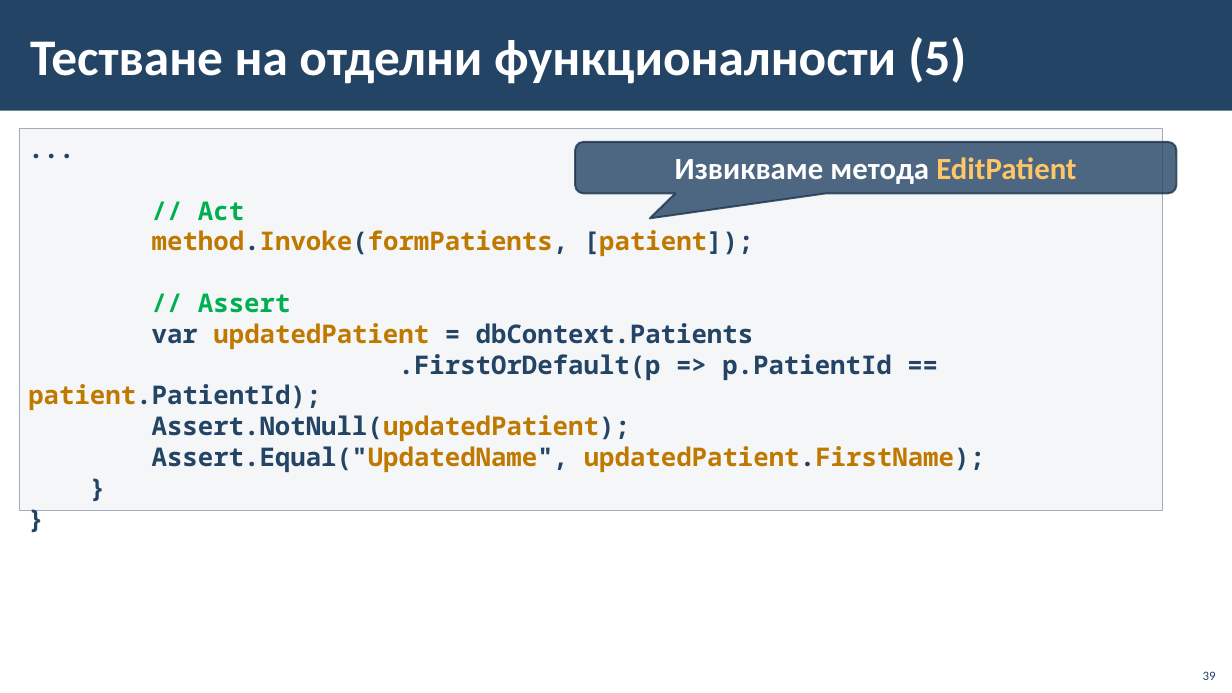
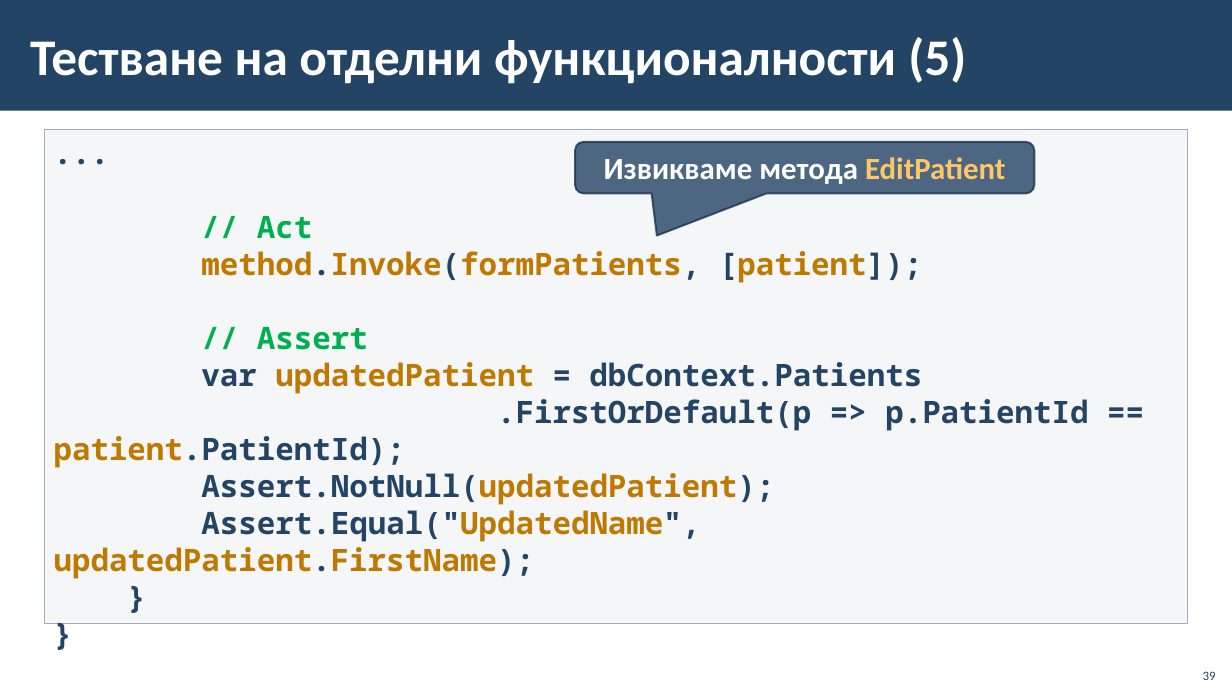
Before and after one commit to BG-IT-Edu/School-Programming, a slide deck: slide 39 of Courses/Software-Sciences/Module-4-Information-Systems-New/13-Information-System-Testing/13-Information-System-Testing.pptx. Drawn at 1232x693 pixels with LibreOffice and Linux fonts; fonts in the diff are those of the drawing; background and template pictures are left out. Boxes give left, top, right and bottom in pixels: in the first picture for what was removed or moved away, otherwise in the second. Text is boxed around its words. In the diff, an @@ line names an element or a change of style, - is before the commit and + after.

Commit message:
minor fixes

```diff
--- a/Courses/Software-Sciences/Module-4-Information-Systems-New/13-Information-System-Testing/13-Information-System-Testing.pptx
+++ b/Courses/Software-Sciences/Module-4-Information-Systems-New/13-Information-System-Testing/13-Information-System-Testing.pptx
@@ rectangle "...": place and size @@
-rectangle "..." at bbox=[19, 128, 1163, 511]
+rectangle "..." at bbox=[44, 129, 1188, 624]
@@ rectangle "..." at bbox=[44, 129, 1188, 624]: size 20 to 24 pt @@
@@ rounded speech box "Извикваме метода EditPatient": place and size @@
-rounded speech box "Извикваме метода EditPatient" at bbox=[575, 142, 1177, 194]
+rounded speech box "Извикваме метода EditPatient" at bbox=[575, 142, 1034, 194]
@@ rounded speech box "Извикваме метода EditPatient" at bbox=[575, 142, 1034, 194]: proportions changed @@
```
Also in this commit, not shown: 8 other slides changed.
